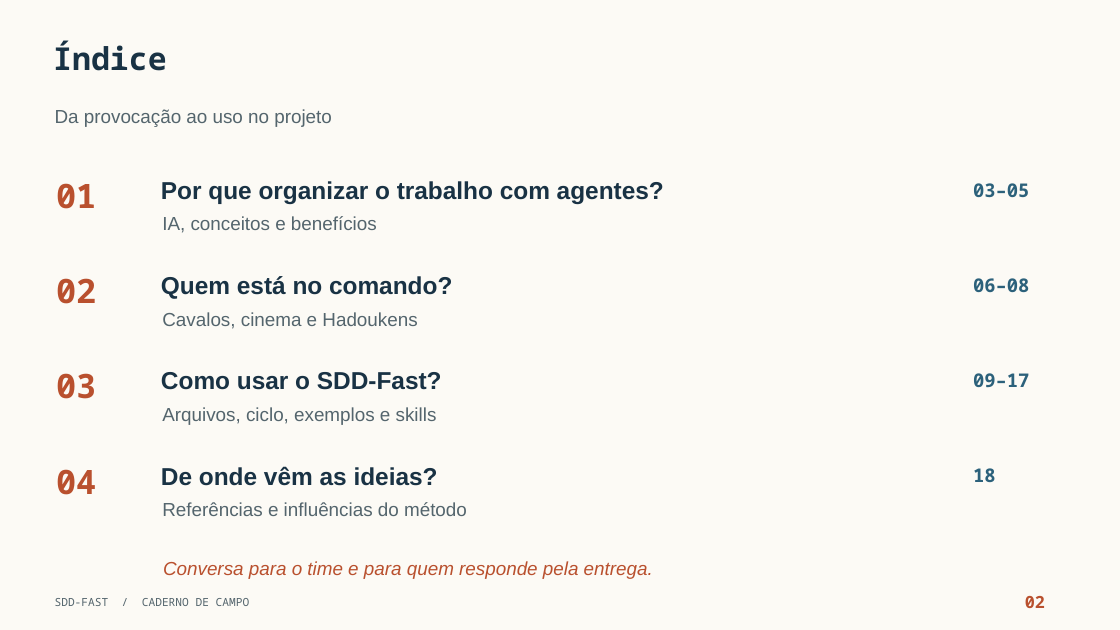
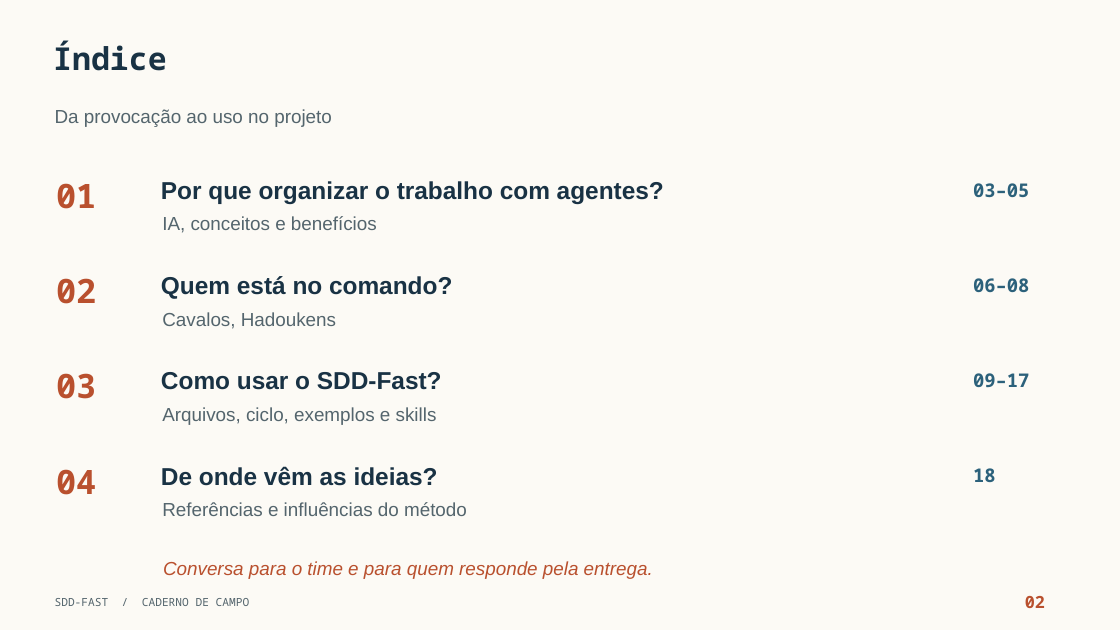
Before and after one commit to wjohnnyhonorato/readings, a slide deck: slide 2 of projects/SDD-Fast/sdd-fast-guia-ilustrado-v4.pptx. Drawn at 1120x630 pixels with LibreOffice and Linux fonts; fonts in the diff are those of the drawing; background and template pictures are left out. Boxes give left, top, right and bottom in pixels: in the first picture for what was removed or moved away, otherwise in the second. Text is boxed around its words. In the diff, an @@ line names an element or a change of style, - is before the commit and + after.

```diff
--- a/projects/SDD-Fast/sdd-fast-guia-ilustrado-v4.pptx
+++ b/projects/SDD-Fast/sdd-fast-guia-ilustrado-v4.pptx
@@ text at (162,312,336,329): text changed @@
-Cavalos, cinema e Hadoukens
+Cavalos, Hadoukens
```
Also in this commit, not shown: 8 other slides changed.
